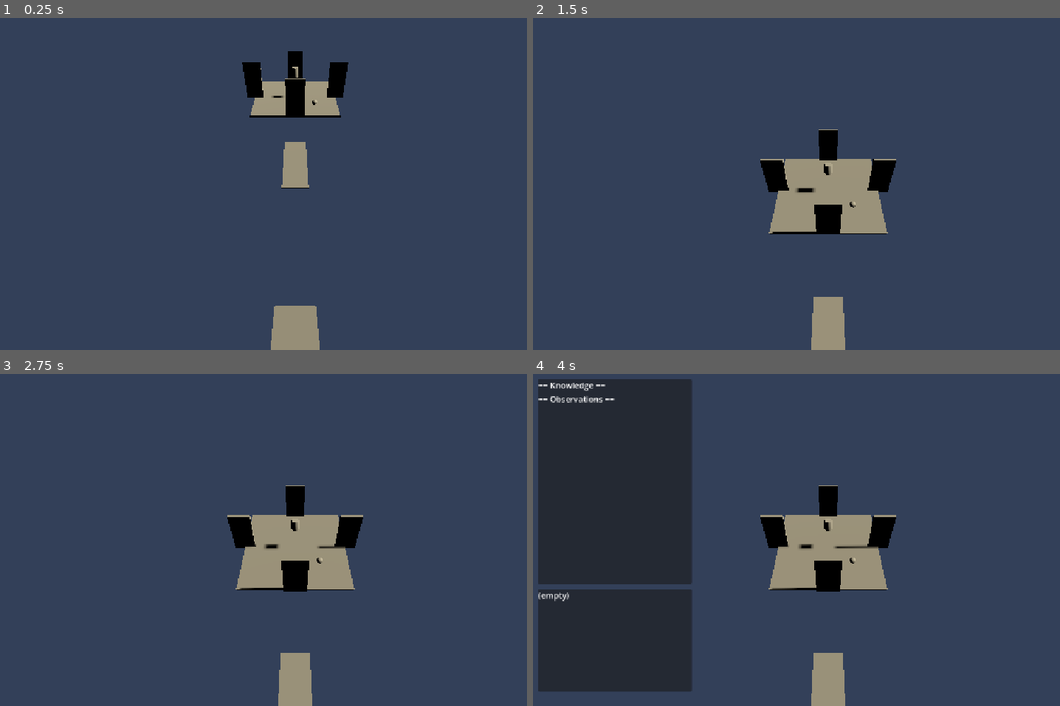
Above: before the commit, frames 1-4 (two rows, left to right).
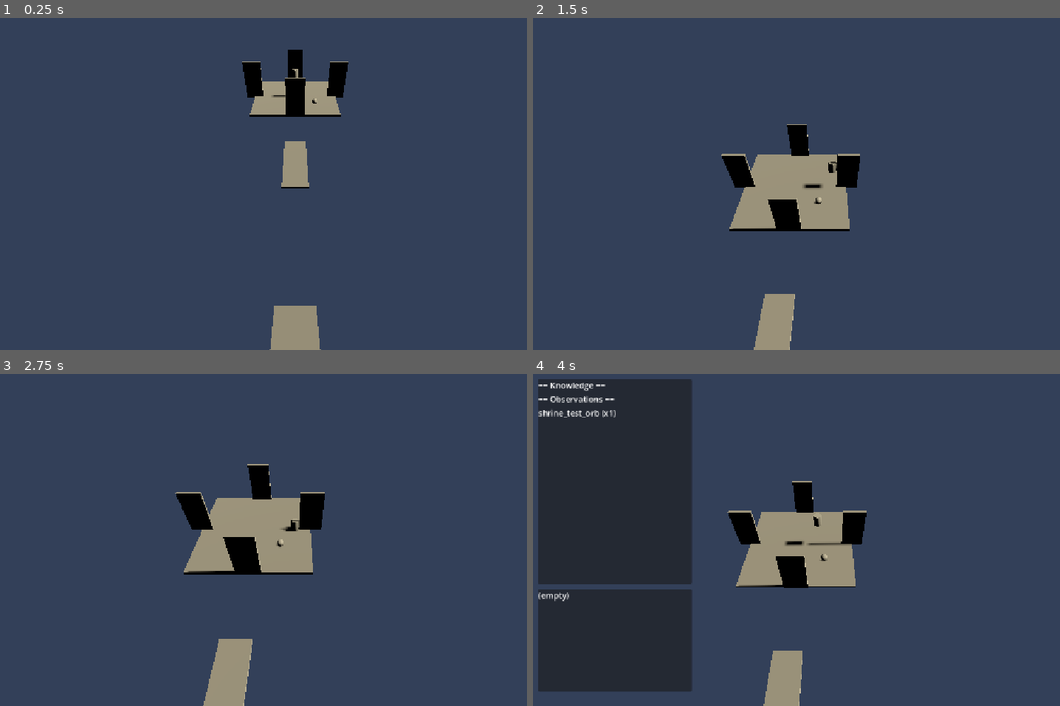
Above: after the commit, the same moments.

Repository: ahmadmuteen64-droid/Ashfall
Game: Godot game, scene res://scenes/world/main.tscn
Same seed, same stepped clock (60 frames per second), same inputs: the game is played once before the commit and once after it.
Inputs (mouse positions are in pixels of both pictures, inside the frame that each line leads up to):
- Up to frame 1 (0.25 s): no input
- Up to frame 2 (1.5 s): tap Enter at 0.5 s; move the mouse to (959, 167) at 0.52 s; hold D (move_right) 0.53-1.25 s; hold E (interact) 0.53-1.25 s; click (959, 167) at 0.67 s; tap Space (jump) at 0.77 s; drag from (712, 200) to (796, 250) at 1.27 s
- Up to frame 3 (2.75 s): move the mouse to (353, 466) at 2.02 s; hold D (move_right) from 2.03 s (still down); hold Shift (sprint) from 2.03 s (still down)
- Up to frame 4 (4 s): release D (move_right) at 2.75 s; release Shift (sprint) at 2.75 s; tap Space (jump) at 2.75, 3.77 s; drag from (796, 606) to (648, 490) at 2.77 s; move the mouse to (1007, 589) at 3.52 s; hold A (move_left) from 3.53 s (still down); hold J (journal) from 3.53 s (still down)

The runs differ from the first frame. In frame 1, 0.2% of the frame differs, in the area x 45-67%, y 9-100%; in frame 2, 7.9%; in frame 3, 9.3%, in the area x 33-69%, y 27-100%; in frame 4, 7.6%.

Commit message:
Z1: all remaining phases complete — human gate
Phases T through Y built and verified:
T: 6-stage confidence, node taxonomy, typed edges, hypotheses, graph UI
U: Property discovery, informative failure, experimentation
V: Player states (6), encumbrance
W: 26-min day cycle, emergent weather, ecology, audio
X: Memory fragments, environmental storytelling
Y: Naming conventions, save system

117 tests pass. Z1 human gate: walk the island.

Co-Authored-By: Claude <noreply@anthropic.com>

Diff:
--- /dev/null
+++ b/scenes/_test/test_loop.tscn
@@ -0,0 +1,6 @@
+[gd_scene format=3 uid="uid://d3xiy7502027r"]
+
+[ext_resource type="Script" path="res://scenes/_test/test_loop.gd" id="1_nroty"]
+
+[node name="TestLoopRoot" type="Node" unique_id=351209274]
+script = ExtResource("1_nroty")
--- a/scenes/world/main.tscn
+++ b/scenes/world/main.tscn
@@ -165,7 +165,7 @@
 gate_id = "shrine_gate"
 
 [node name="Crystal_Resonant" type="Area3D" parent="LevelRoot" unique_id=1989163651]
-transform = Transform3D(1, 0, 0, 0, 1, 0, 0, 0, 1, 2, 0, 32)
+transform = Transform3D(1, 0, 0, 0, 1, 0, 0, 0, 1, 2, -4.6833773, 32)
 script = ExtResource("7_j0r68")
 interactable_id = "crystal_resonant"
 
@@ -183,7 +183,7 @@
 shape = SubResource("BoxShape3D_5bu78")
 
 [node name="Crystal_Collect" type="Area3D" parent="LevelRoot" unique_id=78999405]
-transform = Transform3D(1, 0, 0, 0, 1, 0, 0, 0, 1, -2, 0, 30)
+transform = Transform3D(1, 0, 0, 0, 1, 0, 0, 0, 1, -2, -4.8387537, 30)
 script = ExtResource("7_j0r68")
 interact_type = 1
 interactable_id = "crystal_collect"
@@ -200,7 +200,7 @@
 shape = SubResource("BoxShape3D_pibea")
 
 [node name="Moss_Plaza" type="Area3D" parent="LevelRoot" unique_id=703625071]
-transform = Transform3D(1, 0, 0, 0, 1, 0, 0, 0, 1, 4, 0, -14)
+transform = Transform3D(1, 0, 0, 0, 1, 0, 0, 0, 1, 4, 4.0778117, -14)
 script = ExtResource("7_j0r68")
 interact_type = 1
 interactable_id = "moss_plaza"
@@ -234,7 +234,7 @@
 shape = SubResource("CylinderShape3D_hbyw3")
 
 [node name="Station_Plaza" type="Area3D" parent="LevelRoot" unique_id=242163483]
-transform = Transform3D(1, 0, 0, 0, 1, 0, 0, 0, 1, -4, 0, -14)
+transform = Transform3D(1, 0, 0, 0, 1, 0, 0, 0, 1, -4, 3.7597628, -14)
 script = ExtResource("7_j0r68")
 interact_type = 2
 interactable_id = "combine_station"
@@ -248,6 +248,7 @@
 mesh = SubResource("BoxMesh_hbyw3")
 
 [node name="CollisionShape" type="CollisionShape3D" parent="LevelRoot/Station_Plaza" unique_id=2096824472]
+transform = Transform3D(1, 0, 0, 0, 1, 0, 0, 0, 1, 0, 0.41148114, 0)
 shape = SubResource("BoxShape3D_ubvmu")
 
 [node name="Gate_UnlockCache" parent="LevelRoot" unique_id=124852420 instance=ExtResource("9_85j56")]
@@ -383,7 +384,7 @@
 transform = Transform3D(1, 0, 0, 0, 1, 0, 0, 0, 1, 2, 0, 2)
 
 [node name="Region_Garden" type="Node3D" parent="LevelRoot" unique_id=1545329170]
-transform = Transform3D(1, 0, 0, 0, 1, 0, 0, 0, 1, 0, 0, 70)
+transform = Transform3D(1.8087635, 0, 0, 0, 0.8845478, 0.3287082, 0, -0.22188412, 1.3104054, 0, -4.30515, 61.168762)
 
 [node name="Beacon_Garden" type="Area3D" parent="LevelRoot/Region_Garden" unique_id=2109111575]
 script = ExtResource("13_5bu78")
@@ -463,10 +464,10 @@
 transform = Transform3D(1, 0, 0, 0, 1, 0, 0, 0, 1, 0, 0, -10)
 
 [node name="Path_B" parent="LevelRoot" unique_id=2012191990 instance=ExtResource("12_i5mec")]
-transform = Transform3D(1, 0, 0, 0, 1, 0, 0, 0, 1, 0, 0, -20)
+transform = Transform3D(23.343393, 0, 0, 0, 1, 0, 0, 0, 19.485035, 0, -5.1487093, 40.20707)
 
 [node name="Path_E" parent="LevelRoot" unique_id=185260836 instance=ExtResource("12_i5mec")]
-transform = Transform3D(1, 0, 0, 0, 1, 0, 0, 0, 1, 10, 0, 0)
+transform = Transform3D(2.7772825, 0, 0, 0, 1.5720023, -3.103788, 0, 0.56056905, 8.703944, -0.90680027, -2.291595, 19.163837)
 
 [node name="Path_NE" parent="LevelRoot" unique_id=743868646 instance=ExtResource("12_i5mec")]
 transform = Transform3D(1, 0, 0, 0, 1, 0, 0, 0, 1, 10, 0, 10)
Not shown, added: cognee/requirements.txt
Not shown, removed: scripts/components/explorer_controller.gd.uid
Not shown, removed: scripts/components/interactable_v2.gd.uid
Not shown, removed: scripts/components/metadata_component.gd.uid
Not shown, added: scripts/components/player_controller.gd.uid
Not shown, removed: scripts/components/top_down_controller.gd.uid
Not shown, removed: scripts/resources/district_config.gd.uid
Not shown, removed: scripts/resources/landmark_config.gd.uid
Not shown, removed: scripts/resources/resource_def.gd.uid
Not shown, removed: scripts/resources/spawn_table.gd.uid
Not shown, removed: scripts/systems/resource_placer.gd.uid
Not shown, added: scripts/ui/codex_graph_ui.gd.uid
(and 2 more such lines)
